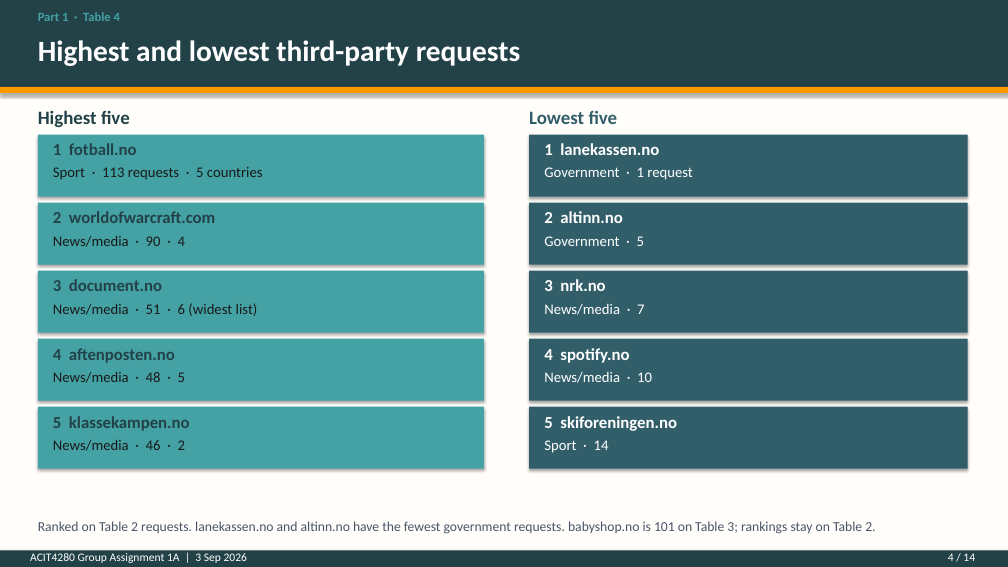
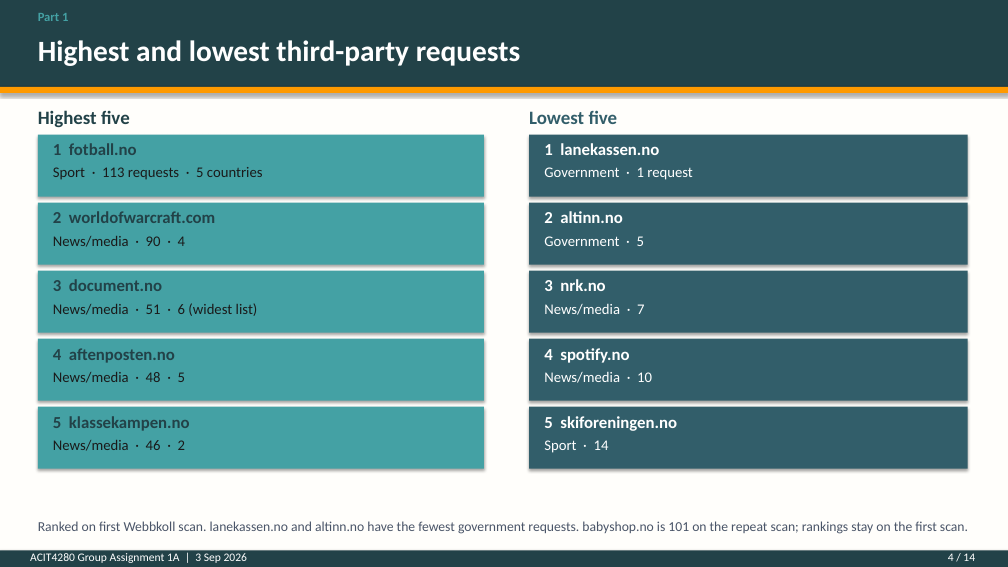
Before and after one commit to kasa031/Bacheloroppgave, a slide deck: slide 4 of ACIT4280_1A_presentation.pptx. Drawn at 1008x567 pixels with LibreOffice and Linux fonts; fonts in the diff are those of the drawing. Boxes give left, top, right and bottom in pixels: in the first picture for what was removed or moved away, otherwise in the second. Text is boxed around its words. In the diff, an @@ line names an element or a change of style, - is before the commit and + after.

```diff
--- a/ACIT4280_1A_presentation.pptx
+++ b/ACIT4280_1A_presentation.pptx
@@ text at (x1=38, y1=13, x2=68, y2=21): text changed @@
-Part 1 · Table 4
+Part 1
@@ text at (x1=38, y1=521, x2=968, y2=534): text changed @@
-Ranked on Table 2 requests. lanekassen.no and altinn.no have the fewest government requests. babyshop.no is 101 on Table 3; rankings stay on Table 2.
+Ranked on first Webbkoll scan. lanekassen.no and altinn.no have the fewest government requests. babyshop.no is 101 on the repeat scan; rankings stay on the first scan.
```
Also in this commit, not shown: 4 other slides changed, 4 other files.
